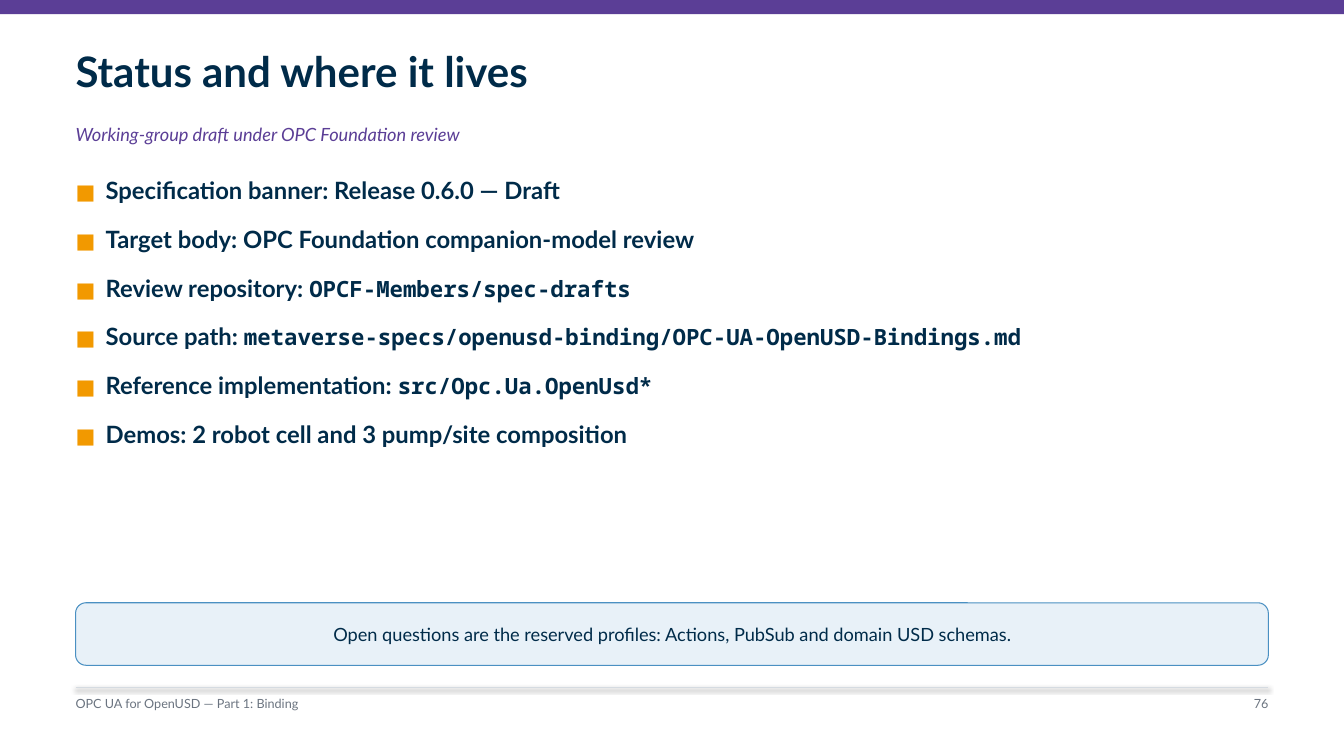
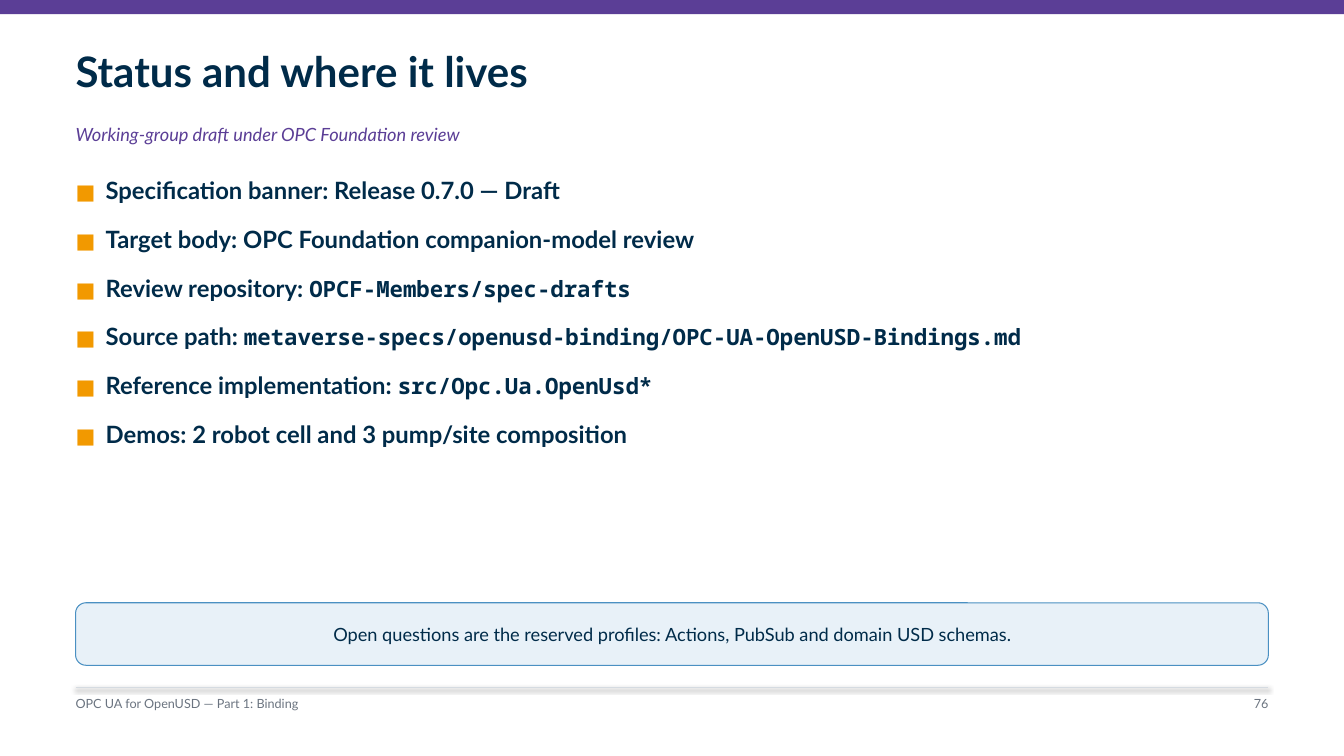
Before and after one commit to marcschier/opcua-drafts, a slide deck: slide 76 of decks/OPC-UA-Drafts-Overview.pptx. Drawn at 1344x756 pixels with LibreOffice and Linux fonts; fonts in the diff are those of the drawing. Boxes give left, top, right and bottom in pixels: in the first picture for what was removed or moved away, otherwise in the second. Text is boxed around its words. In the diff, an @@ line names an element or a change of style, - is before the commit and + after.

```diff
--- a/decks/OPC-UA-Drafts-Overview.pptx
+++ b/decks/OPC-UA-Drafts-Overview.pptx
@@ text at (106, 181, 559, 203): text changed @@
-■ Specification banner: Release 0.6.0 — Draft
+■ Specification banner: Release 0.7.0 — Draft
```
Also in this commit, not shown: 7 other slides changed, 11 other files.
